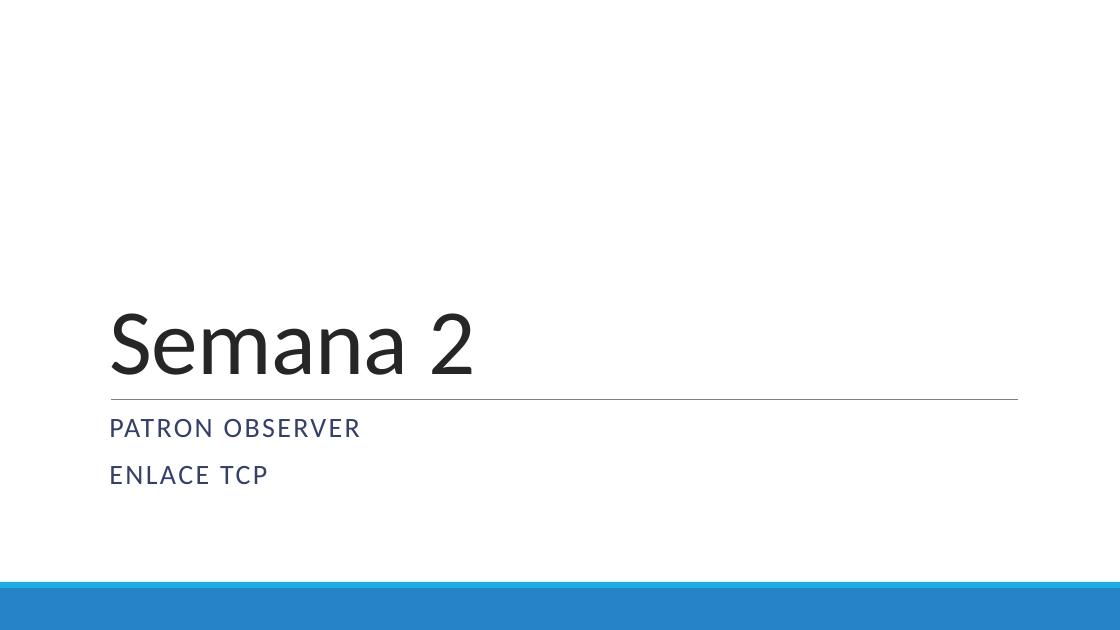
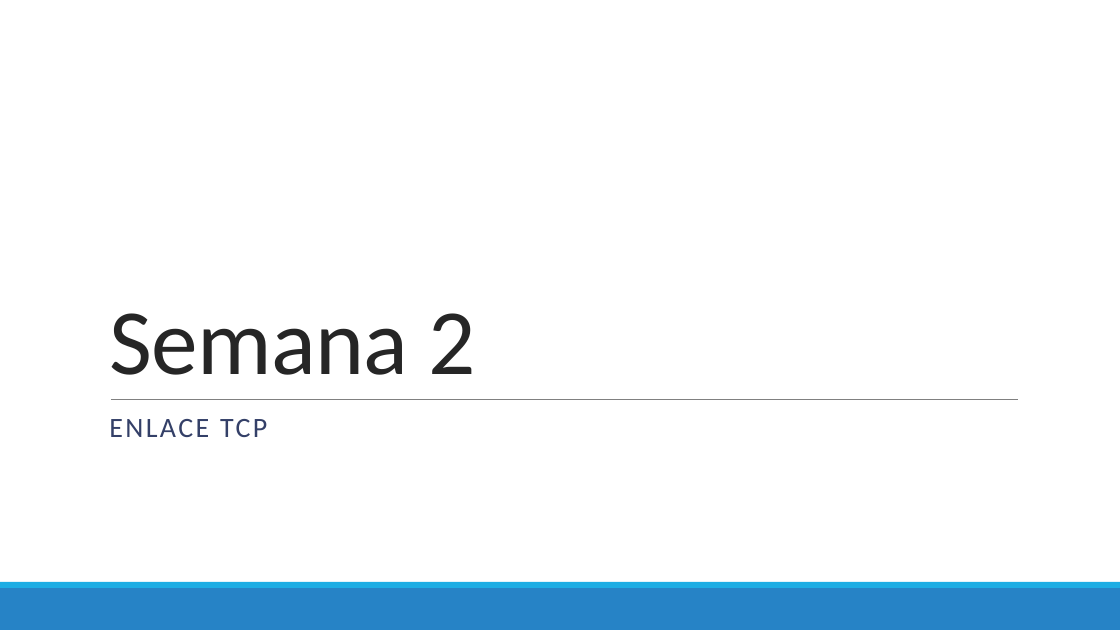
Before and after one commit to Domiciano/PrograRed202, a slide deck: slide 1 of Semana 2/Presentación S2.pptx. Drawn at 1120x630 pixels with LibreOffice and Linux fonts; fonts in the diff are those of the drawing. Boxes give left, top, right and bottom in pixels: in the first picture for what was removed or moved away, otherwise in the second. Text is boxed around its words. In the diff, an @@ line names an element or a change of style, - is before the commit and + after.

Commit message:
Semana 2

```diff
--- a/Semana 2/Presentación S2.pptx
+++ b/Semana 2/Presentación S2.pptx
@@ subtitle at (109,419,360,437): paragraph removed @@
-PATRON OBSERVER
```
Also in this commit, not shown: 2 other files.
